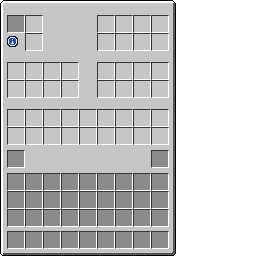
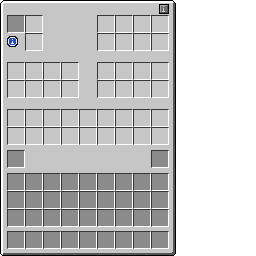
Revision of a layered 256×256 image; what changed, layer by layer:
painted on "Mockup" over (x1=160, y1=5, x2=168, y2=13)
added layer "Icons" above "Slots" over (x1=159, y1=4, x2=169, y2=14)
